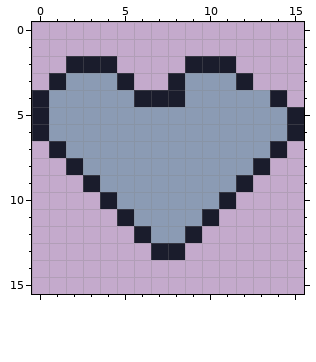
File history of a pixel-art file, game/pixel-ui-pack/heart-empty.aseprite. Above, as it was before the edit.
16x16 pixels, 1 frame.
The same view after the edit:
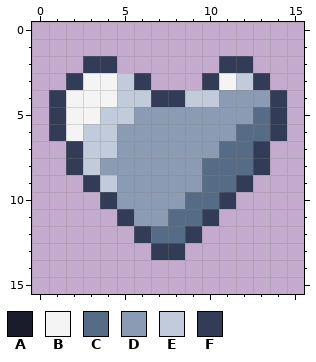
Palette (. is transparent): A #1a1c2c  B #f4f4f4  C #566c86  D #8b9bb4  E #c2cbdb  F #333c57
Edits made:
Changed rows in their new state; - is an unchanged pixel.
first column x 0:
 2 --.FF----..FF---
 3 -.FBBEF-..FBEF--
 4 .FBBBEEFFEE---F-
 5 .FBBEE-------CF.
 6 .FBEE-------CCF.
 7 -.FEE------CCF.-
 8 --FE------CCCF--
 9 ---FE-----CCF---
10 ----F----CCF----
11 -----F--CCF-----
12 ------FCCF------
13 -------FF-------
Pixel boxes of the changes (left, top, right, bottom) in both pictures:
changed: (32, 56, 304, 260)
